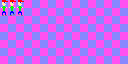
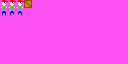
Comparing the layer stacks of the two w=128, h=64 images. Changes:
painted on "Background" over [24, 0, 32, 8]
hid "guides" over [0, 0, 128, 64]
